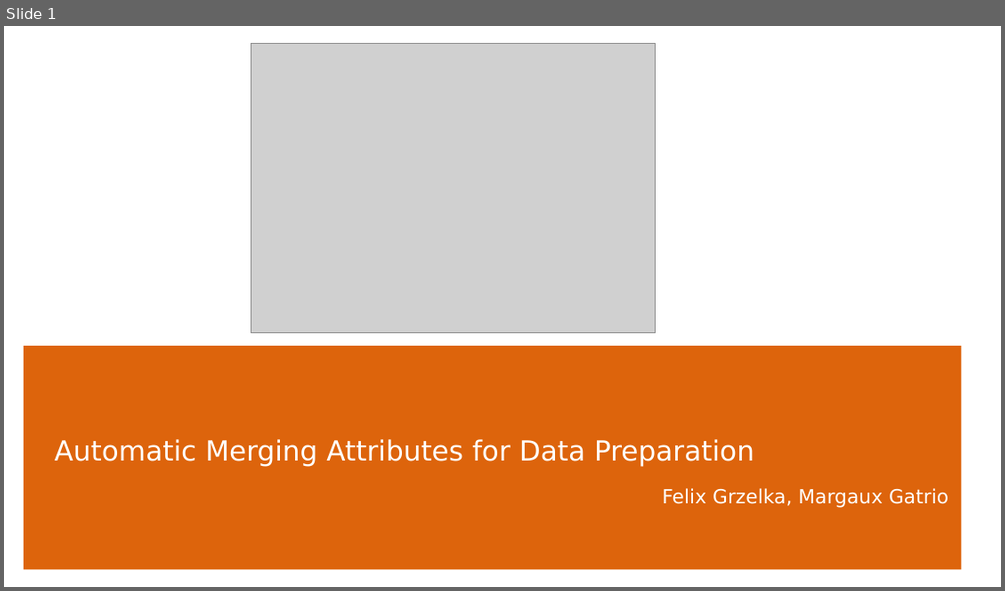
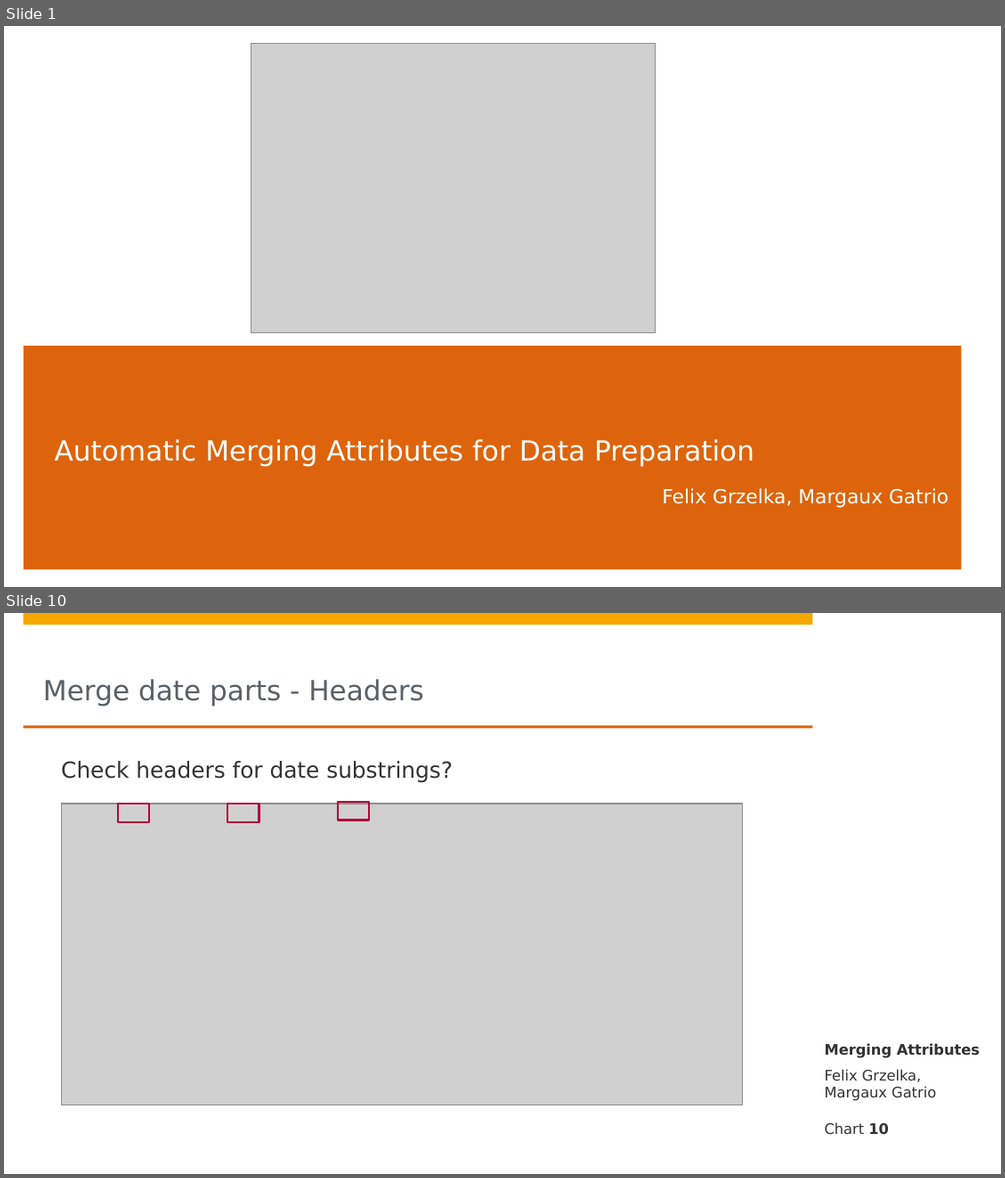
Before and after one commit to lanchiang/data-knoller, a slide deck: Grand_Präsi.pptx. Shown one above the other, each under a label of ours: slide 1 before the commit, slides 1 and 10 after it; the slides between them are not shown. The pictures are 1005x591 and 1005x1178 pixels, drawn with LibreOffice and Linux fonts; fonts in the diff are those of the drawing; grey boxes stand for pictures; background and template pictures are left out. Boxes give left, top, right and bottom in pixels: in the first picture for what was removed or moved away, otherwise in the second. Text is boxed around its words. In the diff, an @@ line names an element or a change of style, - is before the commit and + after.

```diff
--- a/Grand_Präsi.pptx
+++ b/Grand_Präsi.pptx
@@ slide 10 added at <box>4,613,1001,1174</box>, background #FFFFFF; not listed: 2 template elements that a slide beside it also shows @@
@@ title added at <box>43,679,424,706</box>, 20 pt, text #5A6166 @@
+Merge date parts - Headers
@@ rectangle added at <box>833,707,989,726</box>, fill #FFFFFF @@
@@ rectangle added at <box>23,726,812,729</box>, fill #DD640C @@
@@ text added at <box>61,761,453,782</box>, 16 pt, text #323232 @@
+Check headers for date substrings?
@@ picture added at <box>61,803,743,1104</box> @@
@@ rectangle added at <box>118,803,148,822</box>, outline #B1063A 1.5 pt @@
@@ rectangle added at <box>227,803,259,822</box>, outline #B1063A 1.5 pt @@
@@ rectangle added at <box>338,802,369,820</box>, outline #B1063A 1.5 pt @@
@@ text added at <box>825,1043,979,1058</box>, 10.5 pt, text #323232, bold @@
+Merging Attributes
@@ text added at <box>825,1069,936,1101</box>, 10.5 pt, text #323232 @@
+Felix Grzelka, Margaux Gatrio
@@ page number added at <box>825,1122,889,1135</box>, 10.5 pt, text #323232 @@
+Chart 10
```
Also in this commit, not shown: 5 slides changed, 5 other slides added, 4 slides removed.
